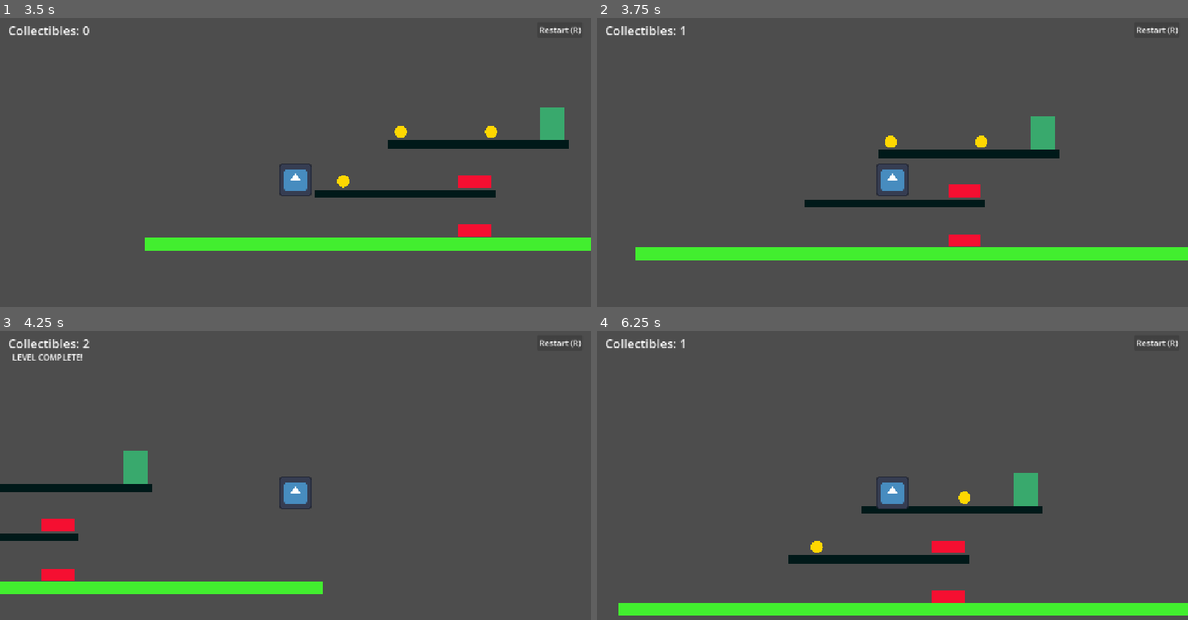
Above: before the commit, frames 1-4 (two rows, left to right).
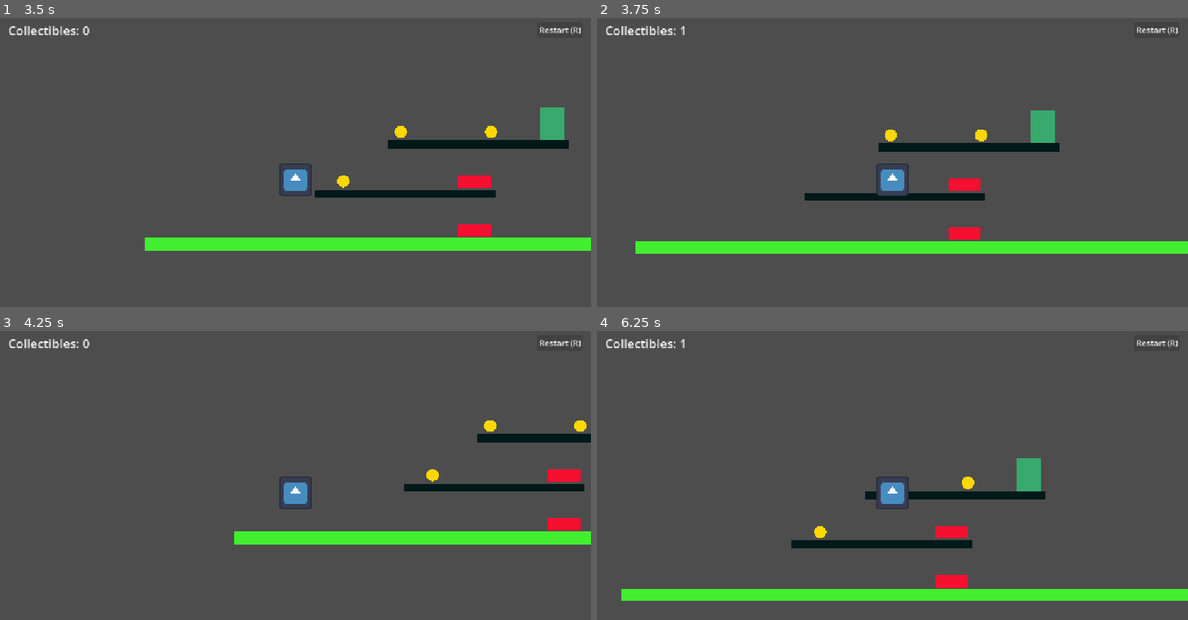
Above: after the commit, the same moments.

Repository: jarquafelmu/platformer-spike
Game: Godot game, scene res://scenes/levels/prototype.tscn
The game is run twice, just before and just after one commit, with the same random seed, the same clock (stepped at 60 frames per second) and the same inputs. The engine's default icon, where the game draws it, is replaced by a stand-in: a white triangle on a blue panel in a dark square.
Inputs:
- Up to frame 1 (3.5 s): click "Restart (R)" at 0.5 s; click "Restart (R)" at 1.25 s; click "Restart (R)" at 2 s; tap Enter at 2.75 s; hold D (move_right) from 2.78 s (still down); hold Space (jump) from 2.78 s (still down)
- Up to frame 2 (3.75 s): keep holding D (move_right); release Space (jump) at 3.53 s; tap Space (jump) at 3.6 s
- Up to frame 3 (4.25 s): keep holding D (move_right); tap Space (jump) at 3.77, 4.07 s
- Up to frame 4 (6.25 s): release D (move_right) at 4.28 s; hold A (move_left) 4.28-5.03 s; hold Space (jump) 4.28-5.03 s; hold D (move_right) from 5.03 s (still down); tap Space (jump) at 5.1, 5.27, 5.57 s; hold Space (jump) from 5.78 s (still down)

Frame 1 is identical in both runs. In frame 2, 7.3% of the frame differs, in the area x 6-100%, y 31-84%; in frame 3, 9.4%; in frame 4, 13%, in the area x 3-100%, y 43-99%.

Commit message:
feat: add variable-height jumping

Diff:
--- a/scenes/character/player.gd
+++ b/scenes/character/player.gd
@@ -10,6 +10,7 @@
 @export var fall_limit: float = 800.0
 @export var drop_through_duration: float = 0.25
 @export var drop_velocity: float = 100.0
+@export_range(0.0, 1.0, 0.05) var jump_cut_multiplier: float = 0.5
 
 const ONE_WAY_PLATFORM_LAYER: int = 3
 
@@ -47,6 +48,13 @@
 			_perform_jump()
 			air_jump_available = false
 
+	if (
+		Input.is_action_just_released("jump")
+		and not Input.is_action_pressed("jump")
+		and velocity.y < 0.0
+	):
+		velocity.y *= jump_cut_multiplier
+
 	move_and_slide()
 
 	if global_position.y > fall_limit:
